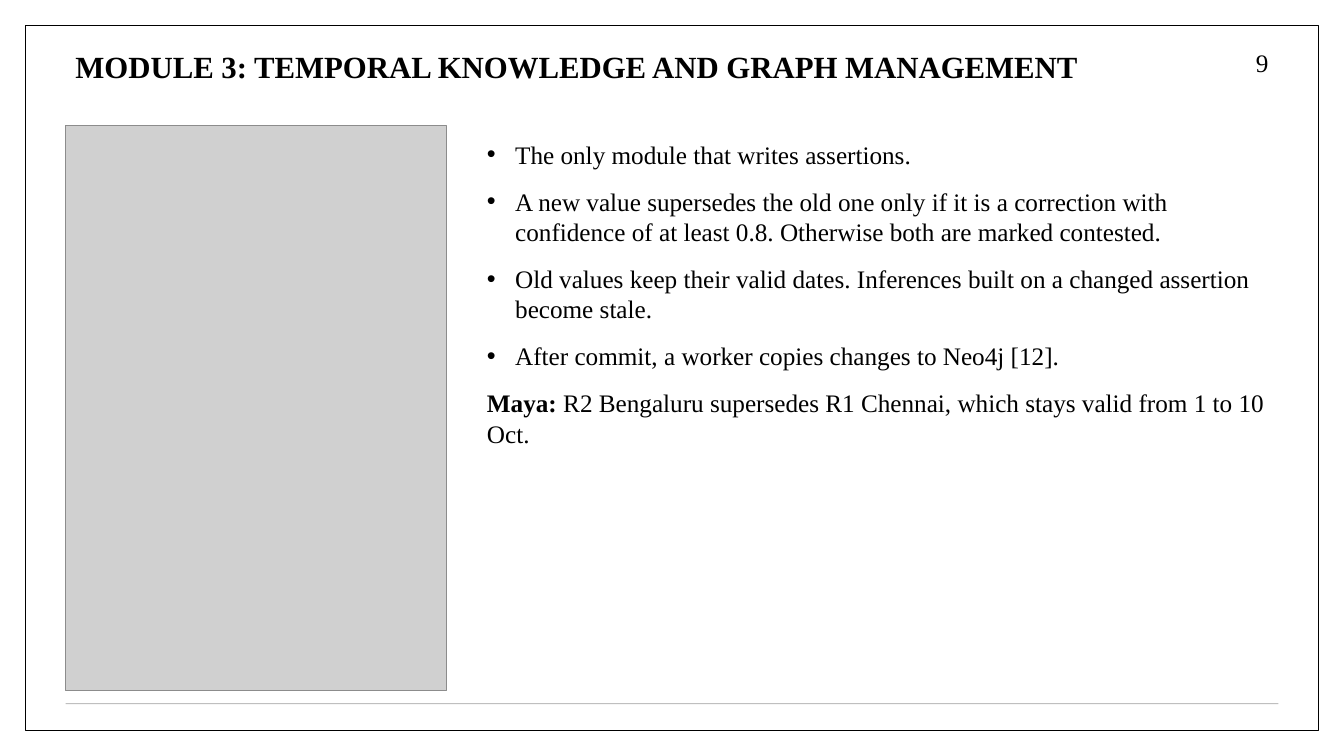
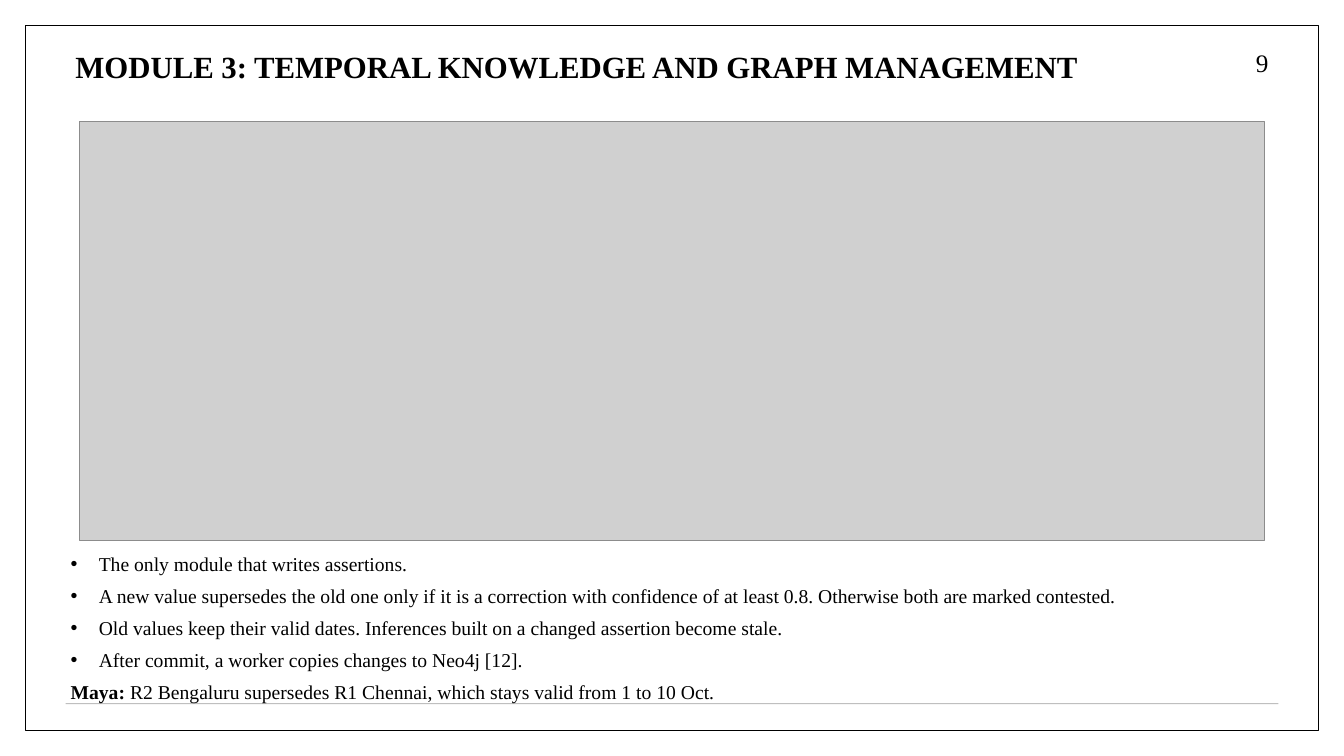
Before and after one commit to aryaniyaps/sdp-2026, a slide deck: slide 9 of P1_R2_13.pptx. Drawn at 1344x756 pixels with LibreOffice and Linux fonts; fonts in the diff are those of the drawing; grey boxes stand for pictures. Boxes give left, top, right and bottom in pixels: in the first picture for what was removed or moved away, otherwise in the second. Text is boxed around its words. In the diff, an @@ line names an element or a change of style, - is before the commit and + after.

Commit message:
Glossary at the end, larger module figures, Live Demo caption, acknowledge HOD and project lab panel, horizontal module 1 and 3 slides

```diff
--- a/P1_R2_13.pptx
+++ b/P1_R2_13.pptx
@@ picture: place and size @@
-picture at box(66, 126, 447, 691)
+picture at box(80, 121, 1264, 540)
@@ text "The only module that writes ...": place and size @@
-text "The only module that writes ..." at box(487, 146, 1264, 444)
+text "The only module that writes ..." at box(71, 557, 1115, 704)
@@ text "The only module that writes ..." at box(71, 557, 1115, 704): size 18 to 14 pt; less space between paragraphs @@
```
Also in this commit, not shown: 1 other slide changed, 12 other files.
